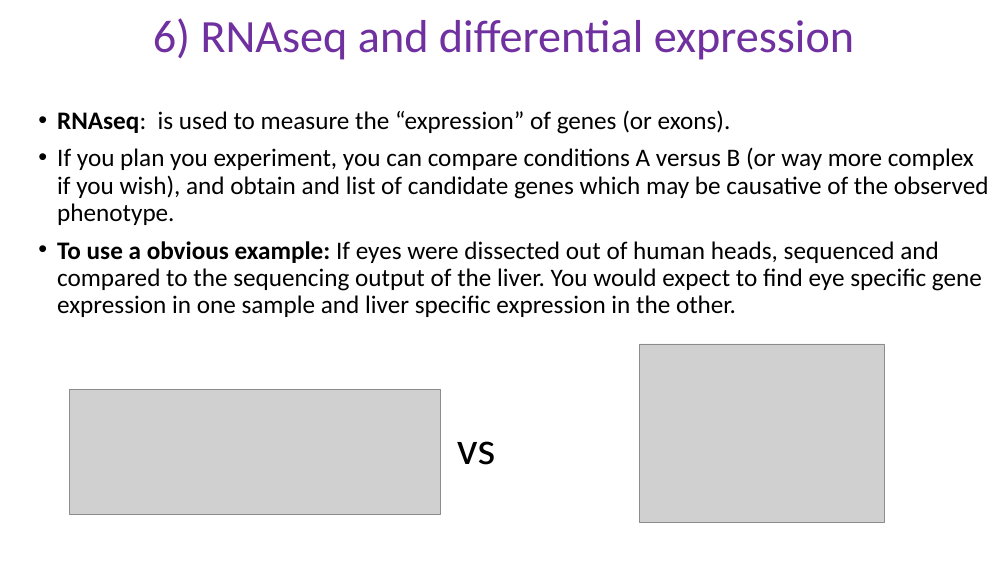
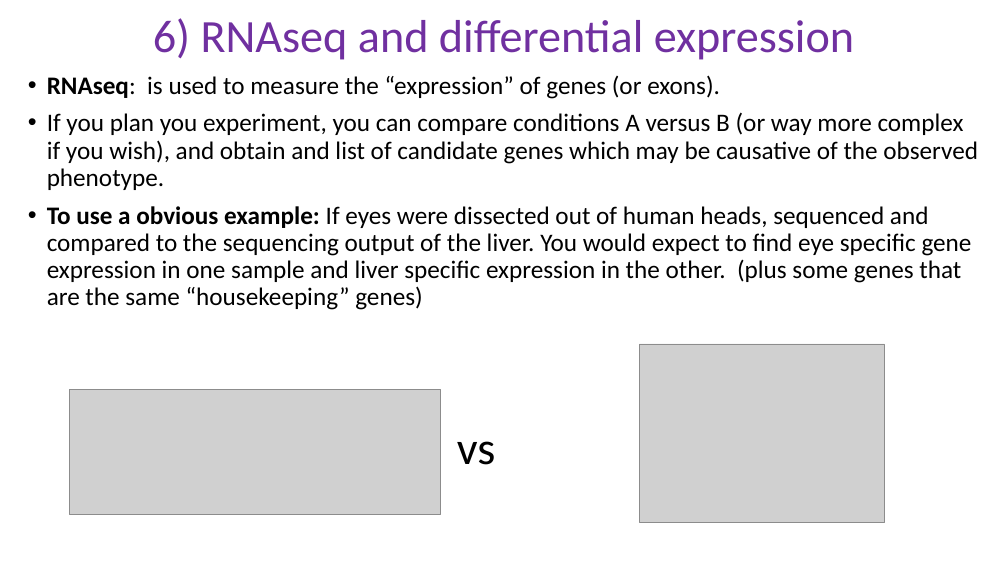
Before and after one commit to schlogl2017/RNAseq_workshop, a slide deck: slide 3 of powerpoint/6_RNAseq_DE.pptx. Drawn at 1008x567 pixels with LibreOffice and Linux fonts; fonts in the diff are those of the drawing; grey boxes stand for pictures. Boxes give left, top, right and bottom in pixels: in the first picture for what was removed or moved away, otherwise in the second. Text is boxed around its words. In the diff, an @@ line names an element or a change of style, - is before the commit and + after.

```diff
--- a/powerpoint/6_RNAseq_DE.pptx
+++ b/powerpoint/6_RNAseq_DE.pptx
@@ text "RNAseq: is used to measure ...": place and size @@
-text "RNAseq: is used to measure ..." at (57, 110, 989, 317)
+text "RNAseq: is used to measure ..." at (47, 75, 978, 310)
@@ text at (47, 206, 972, 310): text changed @@
-• To use a obvious example: If eyes were dissected out of human heads, sequenced and compared to the sequencing output of the liver. You would expect to find eye specific gene expression in one sample and liver specific expression in the other.
+• To use a obvious example: If eyes were dissected out of human heads, sequenced and compared to the sequencing output of the liver. You would expect to find eye specific gene expression in one sample and liver specific expression in the other. (plus some genes that are the same “housekeeping” genes)
```
Also in this commit, not shown: 12 other slides changed, 1 slide added, 1 slide removed, 22 other files.
